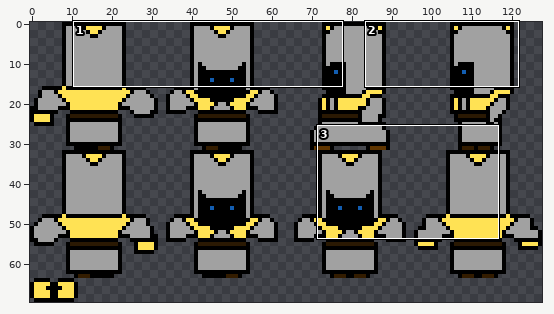
Two states of a sprite sheet, Graphics/Sprites/Anomalous/Players/Cleric.png. Above, an overview of the earlier version with the close-up marked.
Close-up. Earlier state:
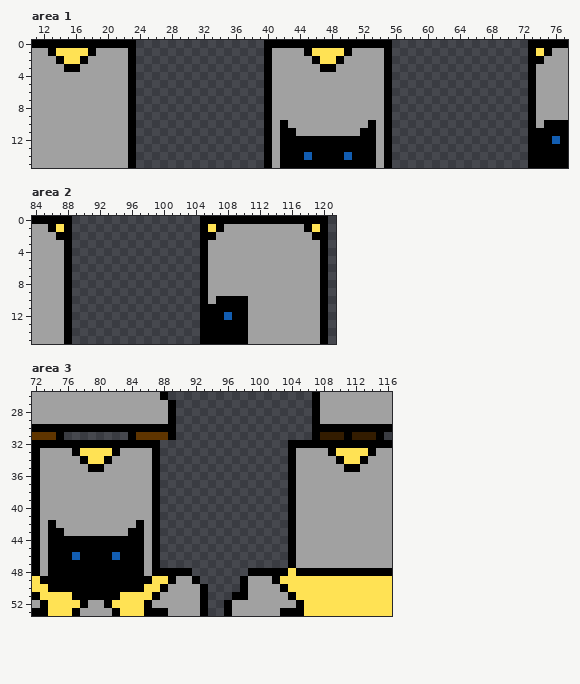
The file is 128x70 pixels. Shown: area 1: x 11..77, y 0..15; area 2: x 84..121, y 0..15; area 3: x 72..116, y 26..53. The commit also changed other parts of the picture, which this record leaves out.
After the commit:
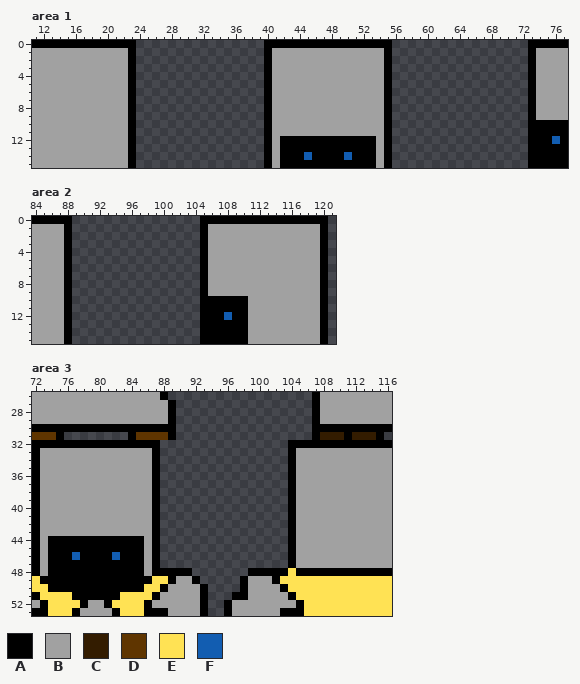
Palette (. is transparent): A #000000  B #a1a1a1  C #331c00  D #5f3500  E #ffe254  F #125db1
From old to new:
Area 1:
Colour B becomes colour A in row 10 at x 74.
Colour A becomes colour B in row 1 at x 13, 18, 45, 50 and 75; in row 2 at x 14, 17, 46, 49 and 74; in row 3 at x 15 to 16 and 47 to 48; in row 10 at x 42 and 53; in row 11 at x 42 to 43 and 52 to 53.
Colour E becomes colour B in row 1 at x 14 to 17, 46 to 49 and 74; in row 2 at x 15 to 16 and 47 to 48.
Area 2:
Colour B becomes colour A in row 10 at x 106.
Colour A becomes colour B in row 1 at x 86, 107 and 118; in row 2 at x 87, 106 and 119.
Colour E becomes colour B in row 1 at x 87, 106 and 119.
Area 3:
Colour A becomes colour B in row 33 at x 77, 82, 109 and 114; in row 34 at x 78, 81, 110 and 113; in row 35 at x 79 to 80 and 111 to 112; in row 42 at x 74 and 85; in row 43 at x 74 to 75 and 84 to 85.
Colour E becomes colour B in row 33 at x 78 to 81 and 110 to 113; in row 34 at x 79 to 80 and 111 to 112.
